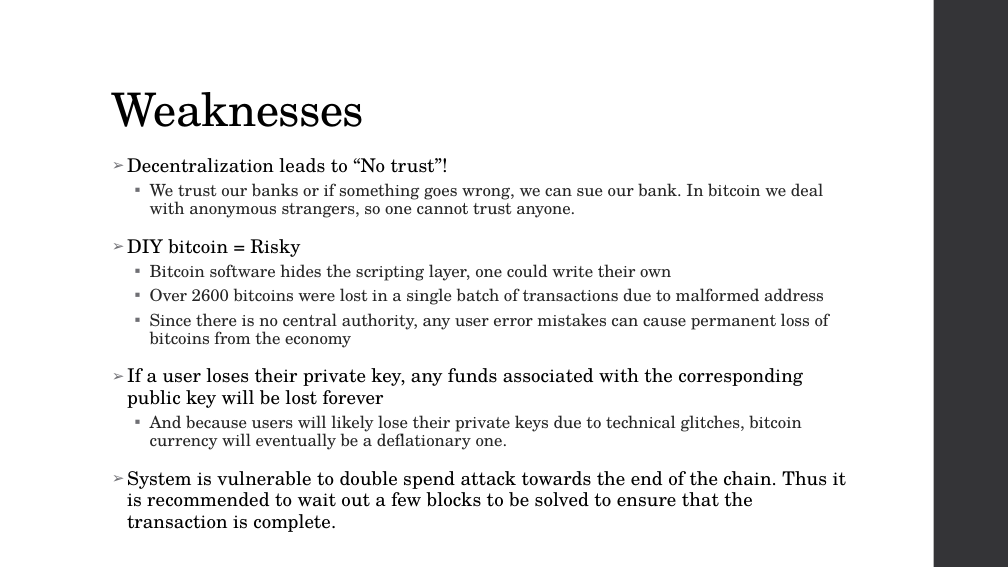
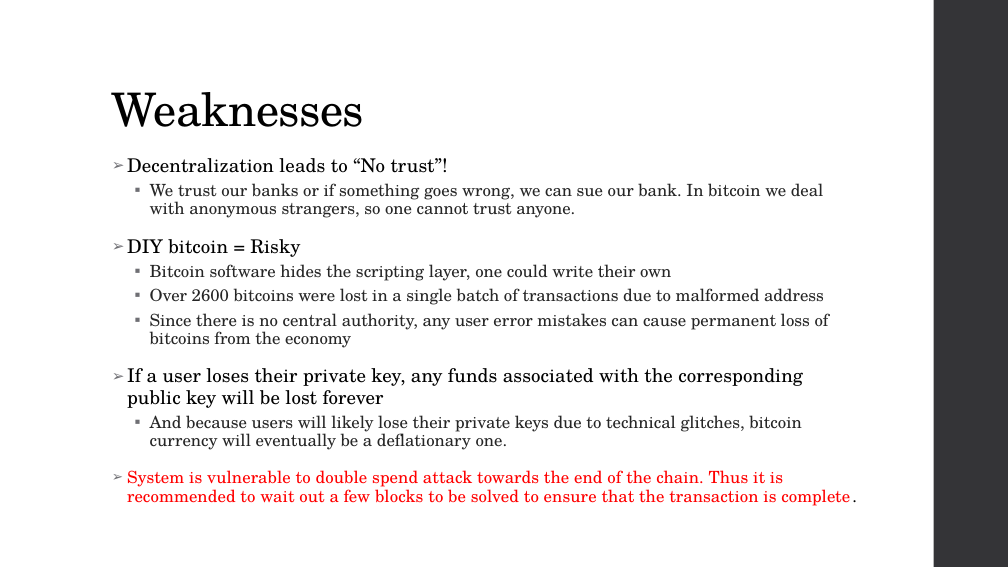
Before and after one commit to niravaga/CS-6650-BSDS-Assignment-3, a slide deck: slide 42 of BlockChain/BlockChain.pptx (slide 43 before the commit). Drawn at 1008x567 pixels with LibreOffice and Linux fonts; fonts in the diff are those of the drawing. Boxes give left, top, right and bottom in pixels: in the first picture for what was removed or moved away, otherwise in the second. Text is boxed around its words. In the diff, an @@ line names an element or a change of style, - is before the commit and + after.

```diff
--- a/BlockChain/BlockChain.pptx
+++ b/BlockChain/BlockChain.pptx
@@ text at [127, 470, 850, 506]: size 18 to 16 pt, text colour #000000 to #FF0000 in "System is vulnerable to double spend attack ..." @@
```
Also in this commit, not shown: 2 other slides changed, 1 slide added, 1 slide removed, 11 other files.
